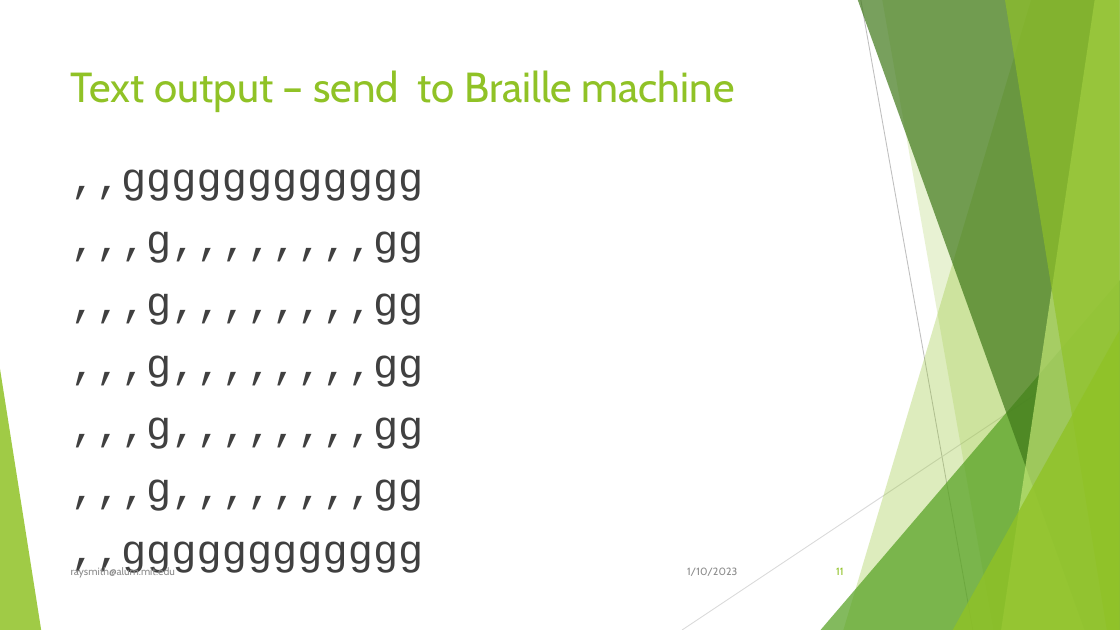
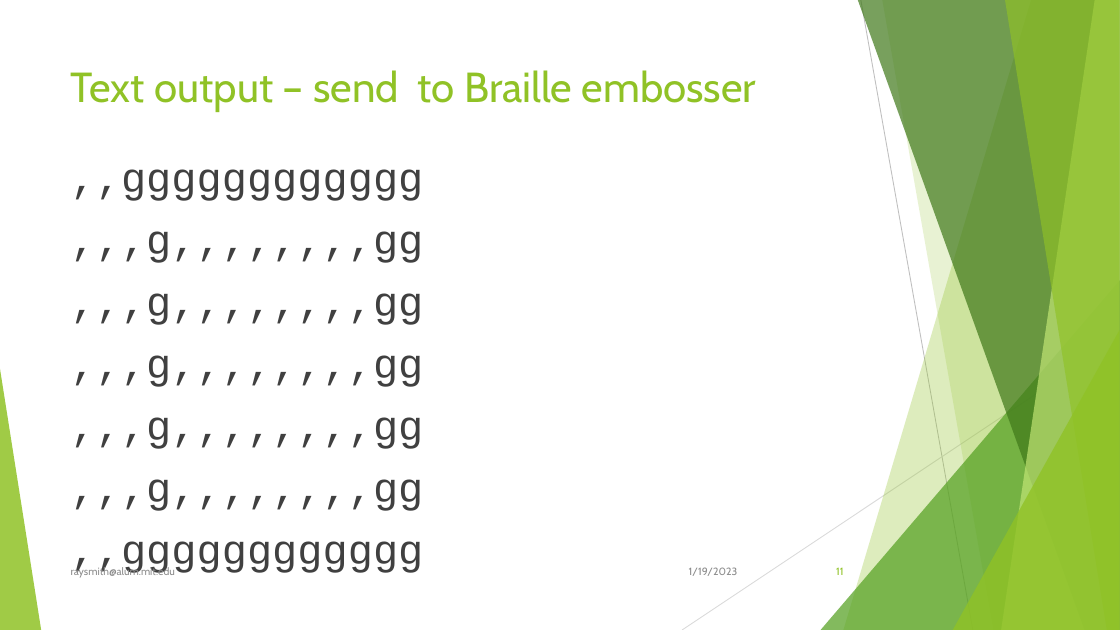
Before and after one commit to raysmith619/Introduction-To-Programming, a slide deck: slide 11 of Docs/ForTheBlind/Visually Imparied Introduction.pptx. Drawn at 1120x630 pixels with LibreOffice and Linux fonts; fonts in the diff are those of the drawing. Boxes give left, top, right and bottom in pixels: in the first picture for what was removed or moved away, otherwise in the second. Text is boxed around its words. In the diff, an @@ line names an element or a change of style, - is before the commit and + after.

```diff
--- a/Docs/ForTheBlind/Visually Imparied Introduction.pptx
+++ b/Docs/ForTheBlind/Visually Imparied Introduction.pptx
@@ title at (71,70,756,112): text changed @@
-Text output – send to Braille machine
+Text output – send to Braille embosser
@@ text at (689,567,738,576): text changed @@
-1/10/2023
+1/19/2023
```
Also in this commit, not shown: 19 other slides changed, 15 slides added.
